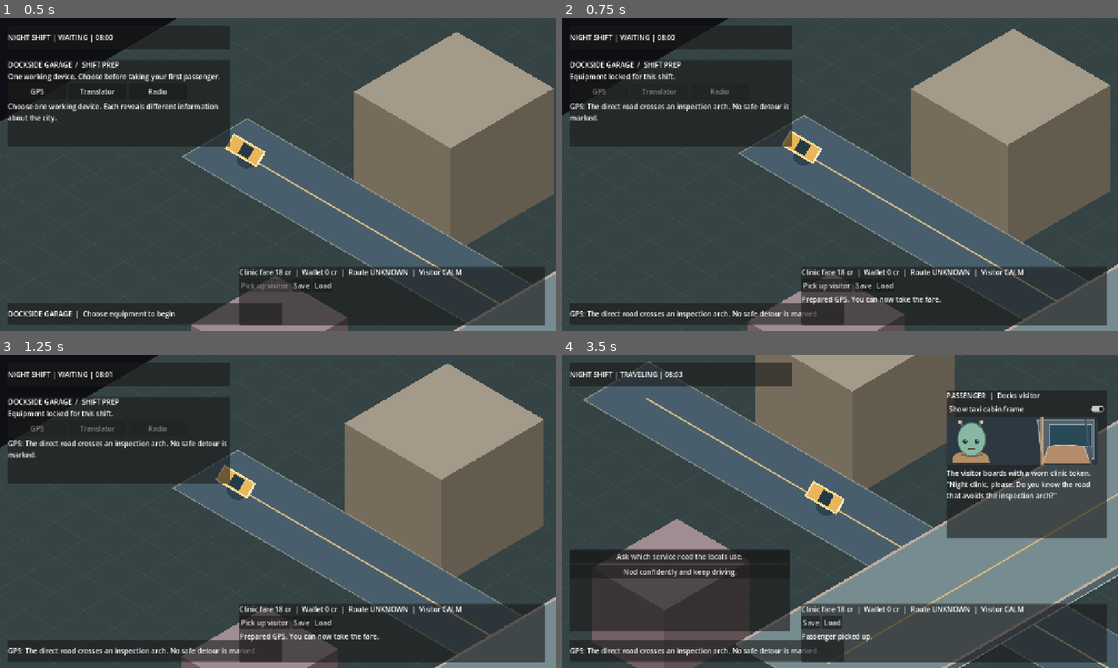
Above: before the commit, frames 1-4 (two rows, left to right).
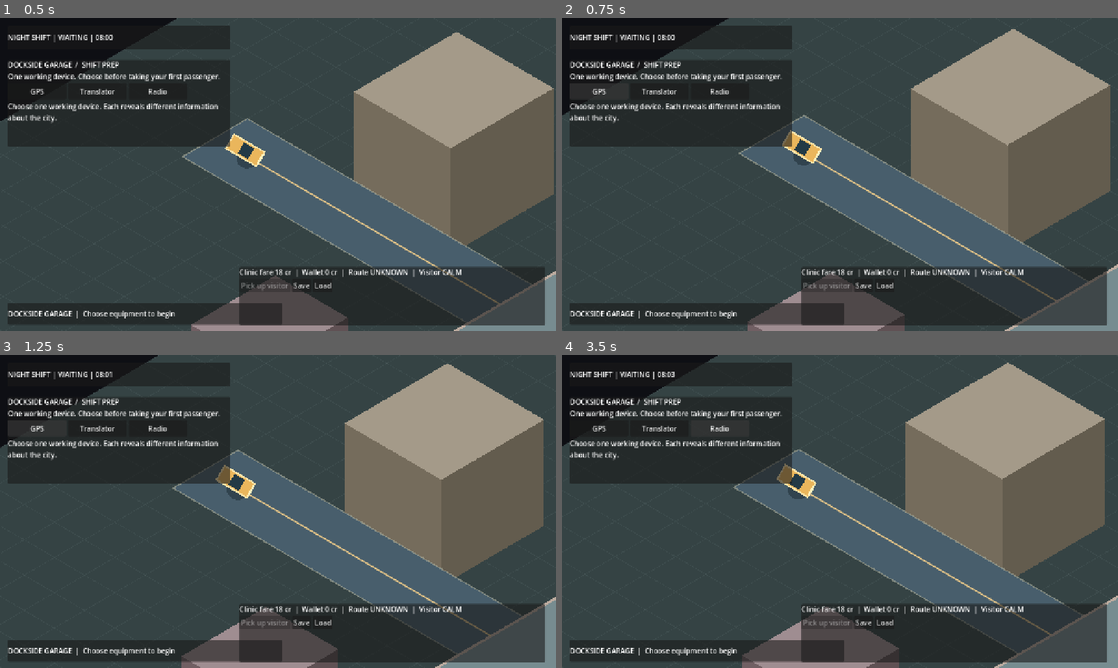
Above: after the commit, the same moments.

Repository: MohamedXIV/outsider-driver-2d
Game: Godot game, scene res://scenes/main.tscn
Two runs of this game, one before a commit and one after it. Both use one fixed random seed, a clock stepped at 60 frames per second and the inputs below.
Inputs (mouse positions are in pixels of both pictures, inside the frame that each line leads up to):
- Up to frame 1 (0.5 s): no input
- Up to frame 2 (0.75 s): click "GPS" at 0.5 s
- Up to frame 3 (1.25 s): no input
- Up to frame 4 (3.5 s): click (828, 621) at 1.25 s, where only the run before the commit has a clickable "Pick up visitor"; click (662, 426) at 2 s, where only the run after the commit has a clickable "Translator"; click (717, 426) at 2.75 s, where only the run after the commit has a clickable "Radio"

Frame 1 is identical in both runs. In frame 2, 2.0% of the frame differs, in the area x 1-69%, y 17-96%; in frame 3, 2.0%; in frame 4, 63%, in the area x 0-100%, y 0-100%.

Commit message:
P2.1: authoritative bounded garage movement and station interactions

Diff:
--- a/scripts/game_session.gd
+++ b/scripts/game_session.gd
@@ -16,9 +16,19 @@
 	"radio": "radio:two-local-languages"
 }
 const START_MINUTE: float = 8.0 * 60.0
+# Coordinates are local to one small garage floor, not city navigation.
+const GARAGE_START: Vector2 = Vector2(-0.6, 1.5)
+const GARAGE_STEP: float = 0.65
+const GARAGE_MIN: Vector2 = Vector2(-3.3, -2.7)
+const GARAGE_MAX: Vector2 = Vector2(3.3, 2.7)
+const INTERACT_RADIUS: float = 1.08
+const WORKBENCH: Vector2 = Vector2(-2.3, -1.45)
+const NOTICEBOARD: Vector2 = Vector2(0.1, -2.25)
+const TAXI_DOOR: Vector2 = Vector2(2.45, 1.25)
 
 var phase: RidePhase = RidePhase.WAITING
 var starter_device: String = ""
+var garage_position: Vector2 = GARAGE_START
 var world_minutes: float = START_MINUTE
 var credits: int = 0
 var suspicion: int = 0
@@ -40,8 +50,45 @@
 	return TaxiRide.new(route)
 
 
+func move_in_garage(direction: Vector2) -> bool:
+	if phase != RidePhase.WAITING or not direction.is_finite():
+		return false
+	var next: Vector2 = garage_position + direction.limit_length(1.0) * GARAGE_STEP
+	garage_position = next.clamp(GARAGE_MIN, GARAGE_MAX)
+	return true
+
+
+func near_garage_station(station: String) -> bool:
+	if phase != RidePhase.WAITING:
+		return false
+	match station:
+		"workbench":
+			return garage_position.distance_to(WORKBENCH) <= INTERACT_RADIUS
+		"noticeboard":
+			return garage_position.distance_to(NOTICEBOARD) <= INTERACT_RADIUS
+		"taxi":
+			return garage_position.distance_to(TAXI_DOOR) <= INTERACT_RADIUS
+	return false
+
+
+func nearest_garage_station() -> String:
+	# Interactions do not overlap at the authored stations.
+	for id in ["workbench", "noticeboard", "taxi"]:
+		if near_garage_station(id):
+			return id
+	return ""
+
+
+func read_garage_notice() -> bool:
+	if not near_garage_station("noticeboard"):
+		return false
+	if not known_facts.has("notice:inspection-shift"):
+		known_facts.append("notice:inspection-shift")
+	return true
+
+
 func select_starter_device(device_id: String) -> bool:
-	if phase != RidePhase.WAITING or not starter_device.is_empty() \
+	if not near_garage_station("workbench") or not starter_device.is_empty() \
 			or not STARTER_FACTS.has(device_id):
 		return false
 	starter_device = device_id
@@ -50,7 +97,7 @@
 
 
 func pickup() -> bool:
-	if phase != RidePhase.WAITING or starter_device.is_empty():
+	if not near_garage_station("taxi") or starter_device.is_empty():
 		return false
 	phase = RidePhase.TRAVELING
 	return true
@@ -94,6 +141,7 @@
 		"job_id": JOB_ID,
 		"route_id": ROUTE_ID,
 		"starter_device": starter_device,
+		"garage_position": [garage_position.x, garage_position.y],
 		"phase": int(phase),
 		"world_minutes": world_minutes,
 		"credits": credits,
@@ -114,6 +162,12 @@
 	if (not gear_id.is_empty() and not STARTER_FACTS.has(gear_id)) \
 			or (restored_phase != int(RidePhase.WAITING) and gear_id.is_empty()):
 		return false
+	var garage: Variant = value.get("garage_position", null)
+	if not (garage is Array) or garage.size() != 2:
+		return false
+	var pos: Vector2 = Vector2(float(garage[0]), float(garage[1]))
+	if not pos.is_finite() or pos != pos.clamp(GARAGE_MIN, GARAGE_MAX):
+		return false
 	var fresh_ride: TaxiRide = _create_ride()
 	if not fresh_ride.restore_snapshot(value.get("ride", {})):
 		return false
@@ -124,6 +178,7 @@
 	ride = fresh_ride
 	phase = restored_phase as RidePhase
 	starter_device = gear_id
+	garage_position = pos
 	world_minutes = float(value.get("world_minutes", START_MINUTE))
 	credits = maxi(0, int(value.get("credits", 0)))
 	suspicion = maxi(0, int(value.get("suspicion", 0)))
